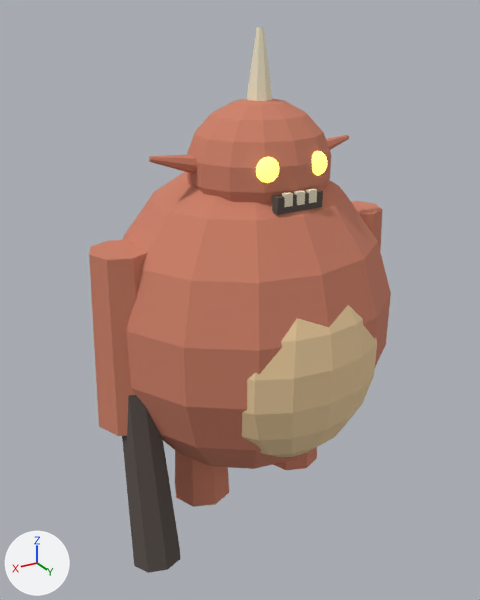
The glTF model assets/models/moblin.glb, before and after one commit.
Before and after are seen from a 50 mm lens placed at (2.1, 3.38, 3.06), pointed at (0.08, 0.01, 1.38). Arrows for +X, +Y and +Z are at lower left; the lights stay in place. The picture after the commit comes second. Vertices at exactly the same position are counted once.

Objects in the first picture: 'MoblinBody'.
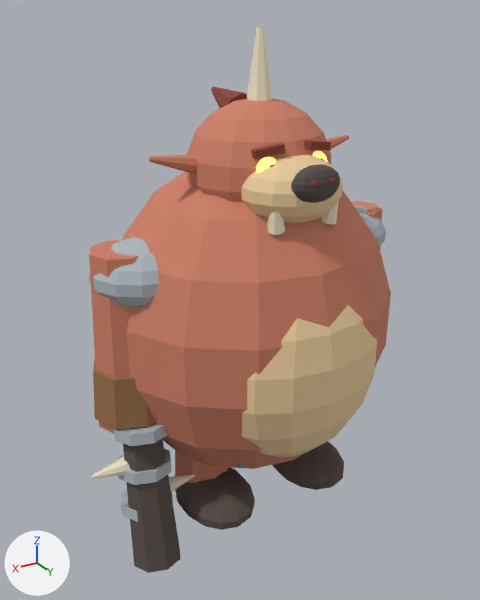
The edits, one by one:
Material 'moblin_cloth' (mat_moblin_cloth) is new.
Its base color is (0.12, 0.3, 0.34) (cyan #61959e).
Its roughness is 1.0.
Material 'moblin_metal' (mat_moblin_metal) is new.
Its base color is (0.42, 0.48, 0.52) (light grey #adb8bf).
Its roughness is 1.0.
Material 'moblin_leather' (mat_moblin_leather) is new.
Its base color is (0.32, 0.16, 0.07) (brown #996f4b).
Its roughness is 1.0.
Material 'moblin_mane' (mat_moblin_mane) is new.
Its base color is (0.25, 0.055, 0.035) (red #894235).
Its roughness is 1.0.
me_球体 is used by ob_moblinbody; location (0.0, 0.0, 0.0).
me_球体 had 730 vertices, 1392 faces and spanned x -1.07..1.07, y -0.85..0.88, z -0.19..3.0.
me_球体 now has 2272 vertices, 4348 faces and spans x -1.1..1.19, y -0.85..0.88, z -0.19..3.0.
me_球体 part 1: a new loose piece, a UV sphere (14 segments, 9 rings, poles along z) spanning x -0.29..0.29, y 0.19..0.69, z 1.99..2.37, in mat_moblin_belly (beige #edcea0).
me_球体 part 2: a new loose piece, a UV sphere (14 segments, 9 rings, poles along z) spanning x -0.14..0.14, y 0.58..0.73, z 2.15..2.35, in mat_moblin_dark (dark grey #59504b).
me_球体 part 3: a new loose piece, a UV sphere (14 segments, 9 rings, poles along z) spanning x -0.62..-0.14, y -0.15..0.51, z -0.05..0.21, in mat_moblin_dark (dark grey #59504b).
me_球体 part 4: a new loose piece, a UV sphere (14 segments, 9 rings, poles along z) spanning x 0.14..0.62, y -0.15..0.51, z -0.05..0.21, in mat_moblin_dark (dark grey #59504b).
me_球体 part 5: the loose piece of 16 vertices spanning x -0.68..-0.19, y -0.01..0.16, z 2.17..2.36 is copied, and the copy is multiplied about its middle by the matrix ((0.179, 0.013, 0.495), (-0.089, 0.518, 0.019), (-0.487, -0.09, 0.178)), then moved by (0.23, 0.49, -0.16), in mat_moblin_bone (beige #f3eacb); it spans x -0.22..-0.12, y 0.5..0.6, z 1.99..2.24.
me_球体 part 6: the loose piece of 16 vertices spanning x 0.19..0.68, y -0.01..0.17, z 2.17..2.36 is copied, and the copy is multiplied about its middle by the matrix ((0.179, -0.013, -0.495), (0.089, 0.518, 0.019), (0.487, -0.09, 0.178)), then moved by (-0.23, 0.49, -0.16), in mat_moblin_bone (beige #f3eacb); it spans x 0.12..0.22, y 0.5..0.6, z 1.99..2.24.
me_球体 part 7: a new loose piece, an 8-sided cut cone along z (radius 0.24 at the low end, 0.22 at the high end) spanning x 0.61..1.1, y -0.24..0.25, z 0.82..1.14, in mat_moblin_leather (brown #996f4b).
me_球体 part 8: a new loose piece, a UV sphere (14 segments, 9 rings, poles along z) spanning x -1.03..-0.37, y -0.29..0.31, z 1.49..1.89, in mat_moblin_metal (light grey #adb8bf).
me_球体 part 9: a new loose piece, a UV sphere (14 segments, 9 rings, poles along z) spanning x 0.37..1.03, y -0.29..0.31, z 1.49..1.89, in mat_moblin_metal (light grey #adb8bf).
me_球体 part 10: 244 vertices added at x -0.25..0.25, y 0.4..0.5, z 2.26..2.43.
me_球体 part 11: 120 vertices added at x -0.37..1.19, y -0.03..0.54, z 0.14..0.87.
me_球体 part 12: 80 vertices added at x -0.11..0.11, y -0.44..-0.08, z 1.86..2.64.
Other edits to the shape of me_球体 do not show in these pictures.
me_球体 gains material mat_moblin_mane (red #894235).
me_球体 gains material mat_moblin_leather (brown #996f4b).
me_球体 gains material mat_moblin_metal (light grey #adb8bf).
me_球体 gains material mat_moblin_cloth (cyan #61959e).

Where the change shows, as pixel boxes (x1, y1, x2, y2) in the pictures (480 x 600 px):
part 1 of me_球体, added (beige)
    after: (242, 155, 343, 224)
part 2 of me_球体, added
    after: (291, 164, 340, 203)
part 3 of me_球体, added
    after: (272, 441, 344, 490)
part 4 of me_球体, added
    after: (175, 467, 255, 530)
part 5 of me_球体, added
    after: (321, 178, 341, 225)
part 6 of me_球体, added
    after: (267, 188, 285, 235)
part 7 of me_球体, added (brown)
    after: (93, 359, 155, 429)
part 8 of me_球体, added
    after: (354, 205, 386, 248)
part 9 of me_球体, added
    after: (89, 237, 159, 307)
part 10 of me_球体, added
    after: (251, 140, 331, 167)
part 11 of me_球体, added
    after: (91, 424, 245, 522)
part 12 of me_球体, added (red)
    after: (211, 87, 247, 108)
